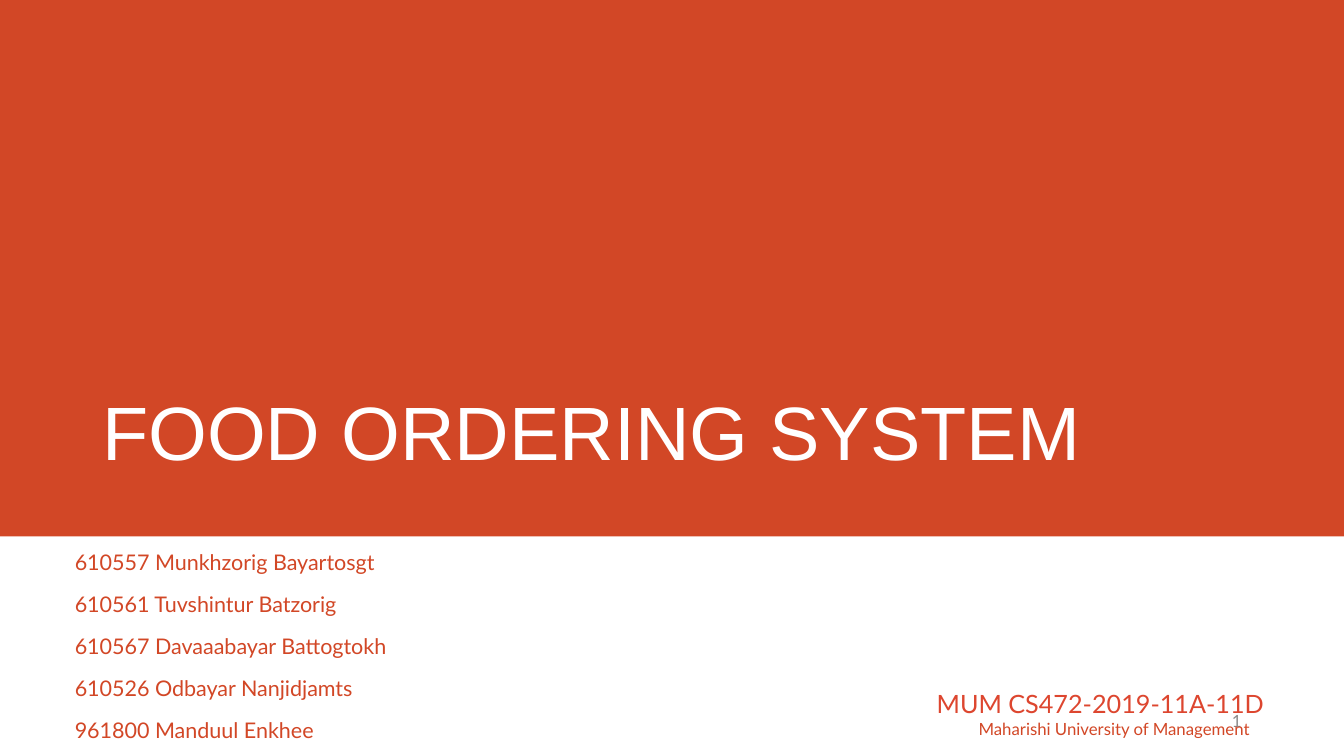
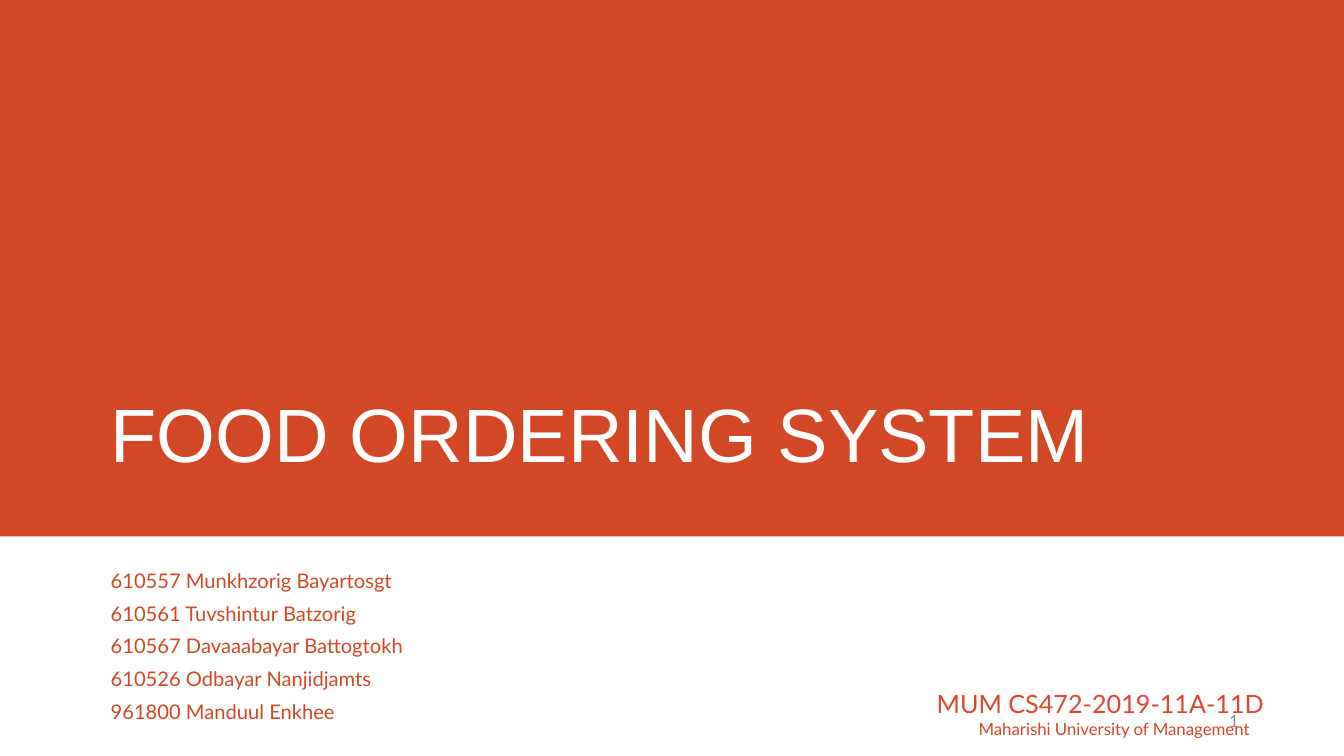
Before and after one commit to Davaabayar/FOS, a slide deck: slide 1 of FOOD ORDERING SYSTEM.pptx. Drawn at 1344x756 pixels with LibreOffice and Linux fonts; fonts in the diff are those of the drawing. Boxes give left, top, right and bottom in pixels: in the first picture for what was removed or moved away, otherwise in the second. Text is boxed around its words. In the diff, an @@ line names an element or a change of style, - is before the commit and + after.

```diff
--- a/FOOD ORDERING SYSTEM.pptx
+++ b/FOOD ORDERING SYSTEM.pptx
@@ text "FOOD ORDERING SYSTEM": place and size @@
-text "FOOD ORDERING SYSTEM" at box(102, 407, 1080, 461)
+text "FOOD ORDERING SYSTEM" at box(111, 409, 1088, 463)
@@ text "610557 Munkhzorig Bayartosgt": place and size @@
-text "610557 Munkhzorig Bayartosgt" at box(75, 554, 386, 738)
+text "610557 Munkhzorig Bayartosgt" at box(111, 573, 402, 719)
@@ text "610557 Munkhzorig Bayartosgt" at box(111, 573, 402, 719): size 15.4 to 14.4 pt; line spacing 1.3 to 1 @@
```
Also in this commit, not shown: 3 other slides changed, 1 slide added.
